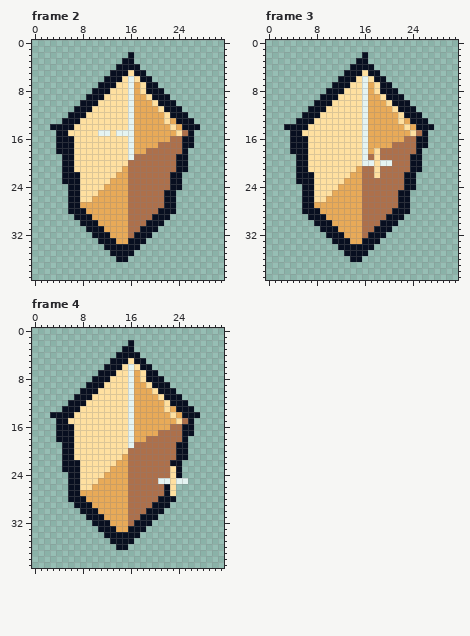
Two versions of one pixel-art file, tools/assets/m8/cleaned/stellar-shard.aseprite. This is how it looked before the edit.
32x40 pixels, 4 frames. Shown: frame 2, frame 3, frame 4.
Once edited:
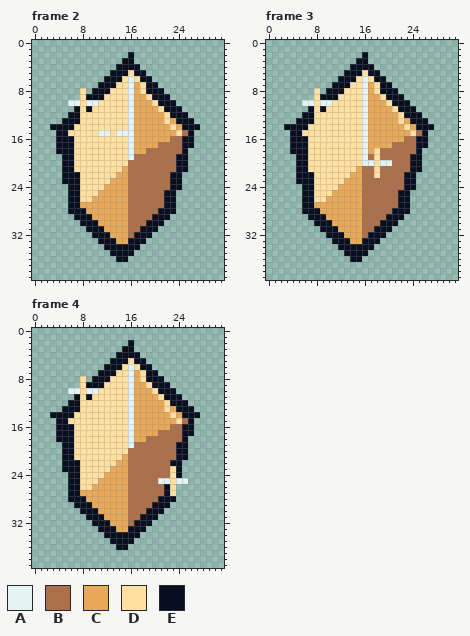
Palette (. is transparent): A #e5f4f2  B #ad704b  C #e8aa58  D #ffe0a0  E #080f20
Change:
Frame 2:
y 8..9: x 8 . -> D
y 10: x 6..10 ..EEE -> AADAA
y 11..12: x 8 E -> D
Frame 3: the same change as frame 2
Frame 4: the same change as frame 2
Where, in picture pixels (left, top, right, bottom), the same in both pictures:
changed: (68, 88, 98, 118)
changed: (302, 88, 332, 118)
changed: (68, 376, 98, 406)
